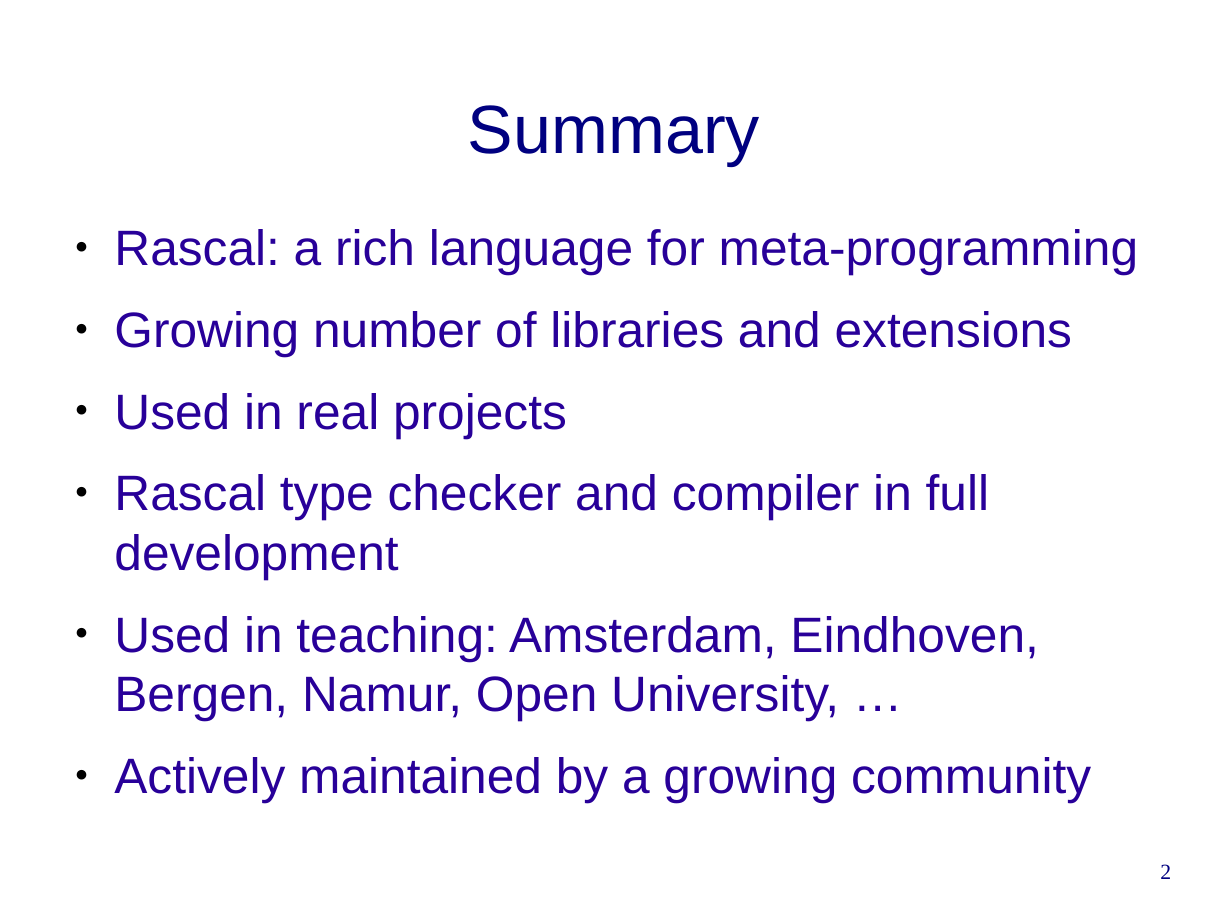
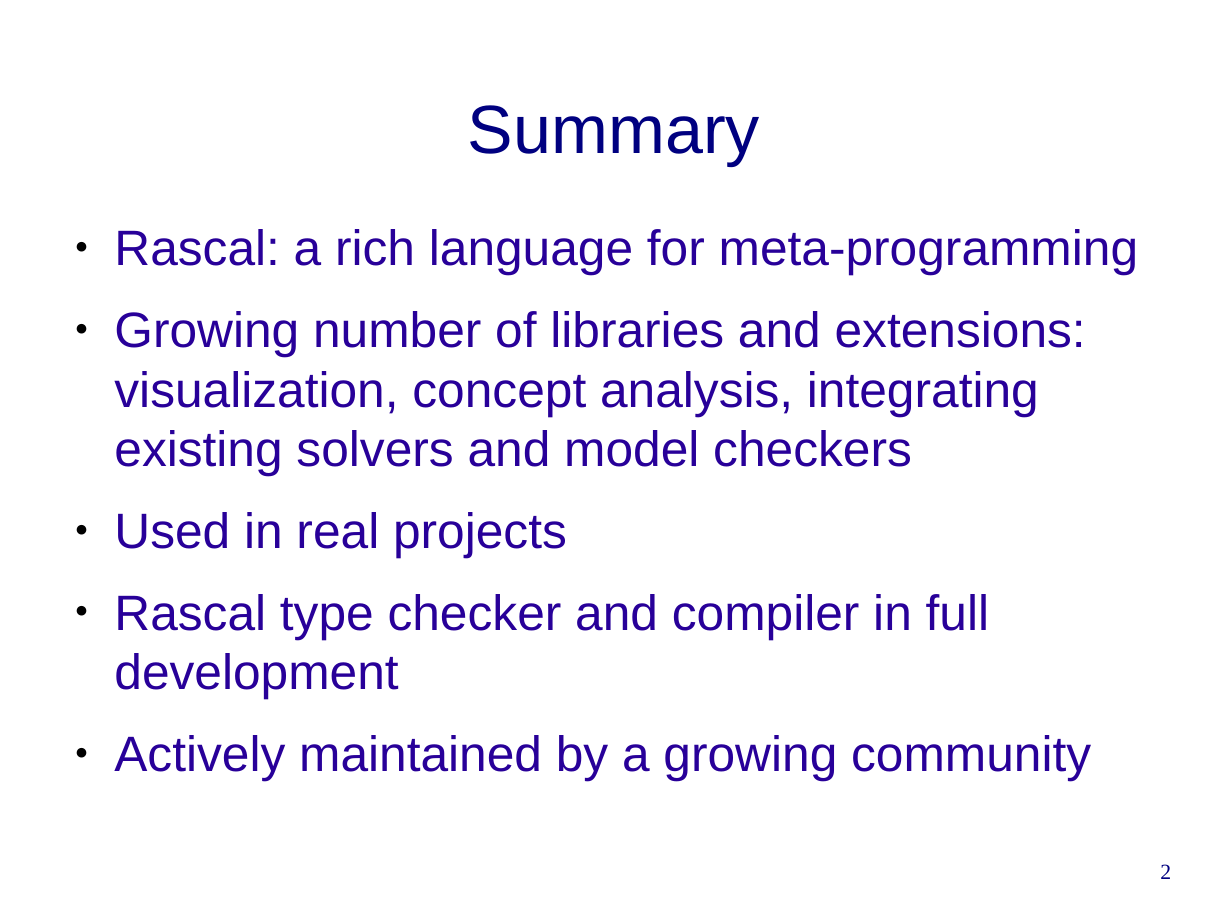
Before and after one commit to cwi-swat/rascal-course-pldi-2015, a slide deck: slide 2 of presentations/Summary.odp. Drawn at 1232x924 pixels with LibreOffice and Linux fonts; fonts in the diff are those of the drawing; background and template pictures are left out. Boxes give left, top, right and bottom in pixels: in the first picture for what was removed or moved away, otherwise in the second. Text is boxed around its words. In the diff, an @@ line names an element or a change of style, - is before the commit and + after.

```diff
--- a/presentations/Summary.odp
+++ b/presentations/Summary.odp
@@ text at <box>114,311,1086,476</box>: text changed @@
-● Growing number of libraries and extensions
+● Growing number of libraries and extensions: visualization, concept analysis, integrating existing solvers and model checkers
@@ text at <box>114,616,1038,721</box>: paragraph removed @@
-● Used in teaching: Amsterdam, Eindhoven, Bergen, Namur, Open University, …
```
Also in this commit, not shown: 2 other slides changed, 1 slide added, 1 other file.
